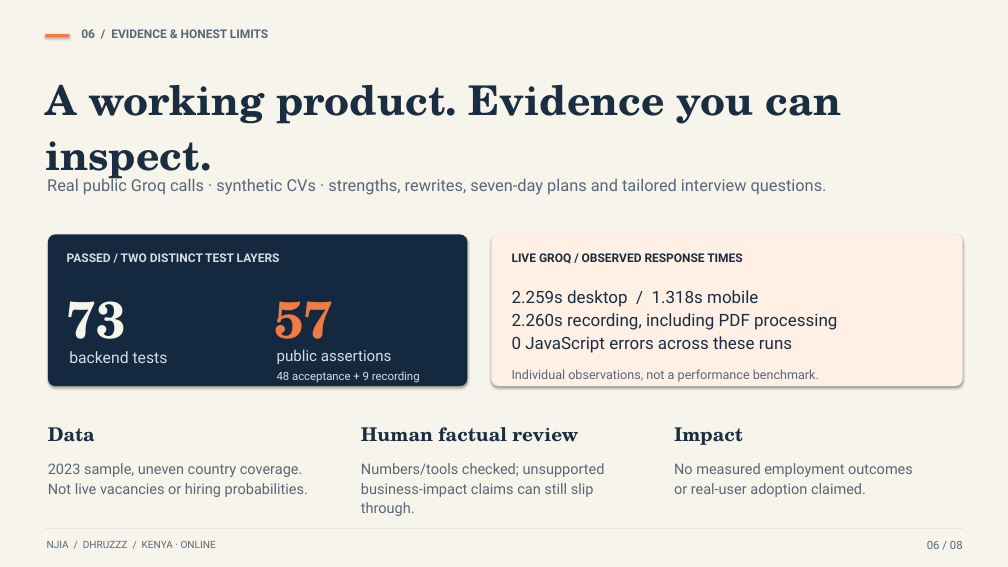
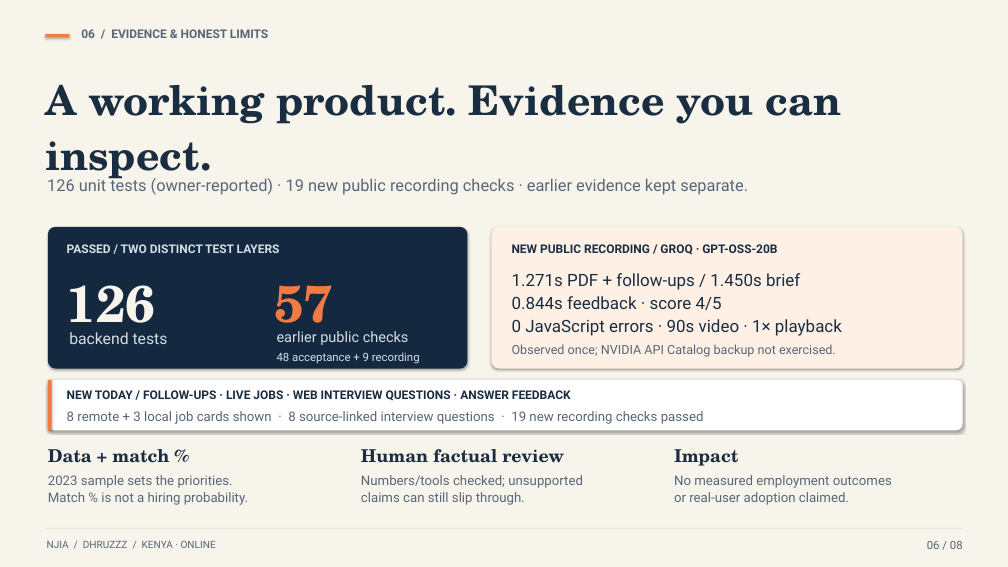
Before and after one commit to Eeshan-Vaghjiani/njia, a slide deck: slide 6 of presentation/Njia-Dhruzzz.pptx. Drawn at 1008x567 pixels with LibreOffice and Linux fonts; fonts in the diff are those of the drawing. Boxes give left, top, right and bottom in pixels: in the first picture for what was removed or moved away, otherwise in the second. Text is boxed around its words. In the diff, an @@ line names an element or a change of style, - is before the commit and + after.

Commit message:
Verify NVIDIA fallback and publish refreshed MP4 demo and slides

```diff
--- a/presentation/Njia-Dhruzzz.pptx
+++ b/presentation/Njia-Dhruzzz.pptx
@@ text at <box>47,177,748,195</box>: text changed @@
-Real public Groq calls · synthetic CVs · strengths, rewrites, seven-day plans and tailored interview questions.
+126 unit tests (owner-reported) · 19 new public recording checks · earlier evidence kept separate.
@@ rounded rectangle at <box>48,227,467,369</box>: proportions changed @@
@@ rounded rectangle: place and size @@
-rounded rectangle at <box>48,234,467,386</box>
+rounded rectangle at <box>48,227,467,369</box>
@@ rounded rectangle: place and size @@
-rounded rectangle at <box>491,234,963,386</box>
+rounded rectangle at <box>491,227,963,369</box>
@@ rounded rectangle at <box>491,227,963,369</box>: proportions changed @@
@@ text "PASSED / TWO DISTINCT TEST ...": place and size @@
-text "PASSED / TWO DISTINCT TEST ..." at <box>67,253,280,262</box>
+text "PASSED / TWO DISTINCT TEST ..." at <box>67,244,280,253</box>
@@ text "57": place and size @@
-text "57" at <box>274,301,333,356</box>
+text "57" at <box>274,285,333,340</box>
@@ text at <box>512,244,777,255</box>: text changed @@
-LIVE GROQ / OBSERVED RESPONSE TIMES
+NEW PUBLIC RECORDING / GROQ · GPT-OSS-20B
@@ text at <box>67,285,156,340</box>: text changed @@
-73
+126
@@ text at <box>512,273,842,336</box>: text changed @@
-2.259s desktop / 1.318s mobile
-2.260s recording, including PDF processing
-0 JavaScript errors across these runs
+1.271s PDF + follow-ups / 1.450s brief
+0.844s feedback · score 4/5
+0 JavaScript errors · 90s video · 1× playback
@@ text "backend tests": place and size @@
-text "backend tests" at <box>69,351,168,363</box>
+text "backend tests" at <box>69,332,168,344</box>
@@ text "48 acceptance + 9 recording": place and size @@
-text "48 acceptance + 9 recording" at <box>277,371,420,383</box>
+text "48 acceptance + 9 recording" at <box>277,352,420,364</box>
@@ text at <box>277,331,409,345</box>: text changed; size 17.3 to 16.6 pt @@
-public assertions
+earlier public checks
@@ text at <box>512,344,836,357</box>: text changed @@
-Individual observations, not a performance benchmark.
+Observed once; NVIDIA API Catalog backup not exercised.
@@ rounded rectangle added at <box>48,380,963,430</box>, fill #FFFFFF @@
@@ rectangle added at <box>48,380,52,430</box>, fill #F27B43 @@
@@ text added at <box>67,390,571,401</box>, 13.7 pt, text #1B2D40, bold @@
+NEW TODAY / FOLLOW-UPS · LIVE JOBS · WEB INTERVIEW QUESTIONS · ANSWER FEEDBACK
@@ text added at <box>67,411,704,424</box>, 15.1 pt, text #586777 @@
+8 remote + 3 local job cards shown · 8 source-linked interview questions · 19 new recording checks passed
@@ text at <box>48,449,169,463</box>: text changed; size 21.6 to 20.2 pt @@
-Data
+Data + match %
@@ text "Human factual review": place and size @@
-text "Human factual review" at <box>361,427,578,442</box>
+text "Human factual review" at <box>361,449,564,463</box>
@@ text "Human factual review" at <box>361,449,564,463</box>: size 21.6 to 20.2 pt @@
@@ text "Impact" at <box>674,449,738,466</box>: size 21.6 to 20.2 pt @@
@@ text "Impact": place and size @@
-text "Impact" at <box>674,427,743,445</box>
+text "Impact" at <box>674,449,738,466</box>
@@ text at <box>48,475,248,505</box>: text changed; size 16.6 to 15.1 pt @@
-2023 sample, uneven country coverage.
-Not live vacancies or hiring probabilities.
+2023 sample sets the priorities.
+Match % is not a hiring probability.
@@ text at <box>361,475,583,488</box>: size 16.6 to 15.1 pt in "Numbers/tools checked; unsupported" @@
@@ text "Numbers/tools checked; unsupported": place and size @@
-text "Numbers/tools checked; unsupported" at <box>361,463,605,516</box>
+text "Numbers/tools checked; unsupported" at <box>361,475,583,505</box>
@@ text "No measured employment outcomes": place and size @@
-text "No measured employment outcomes" at <box>674,463,913,497</box>
+text "No measured employment outcomes" at <box>674,475,892,505</box>
@@ text "No measured employment outcomes" at <box>674,475,892,505</box>: size 16.6 to 15.1 pt @@
@@ text at <box>361,492,525,505</box>: text changed; size 16.6 to 15.1 pt @@
-business-impact claims can still slip through.
+claims can still slip through.
```
Also in this commit, not shown: 7 other slides changed, 30 other files.
